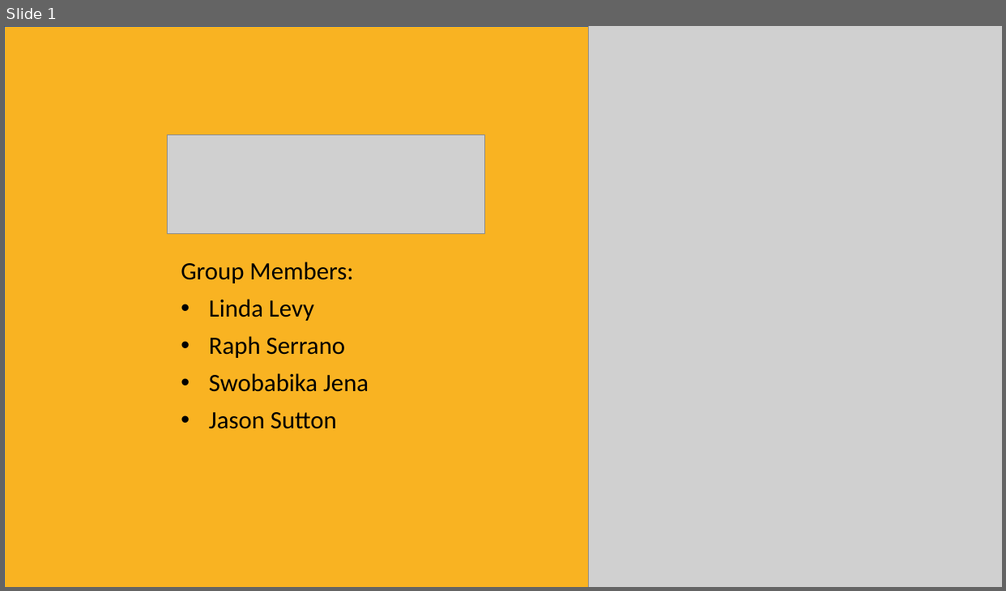
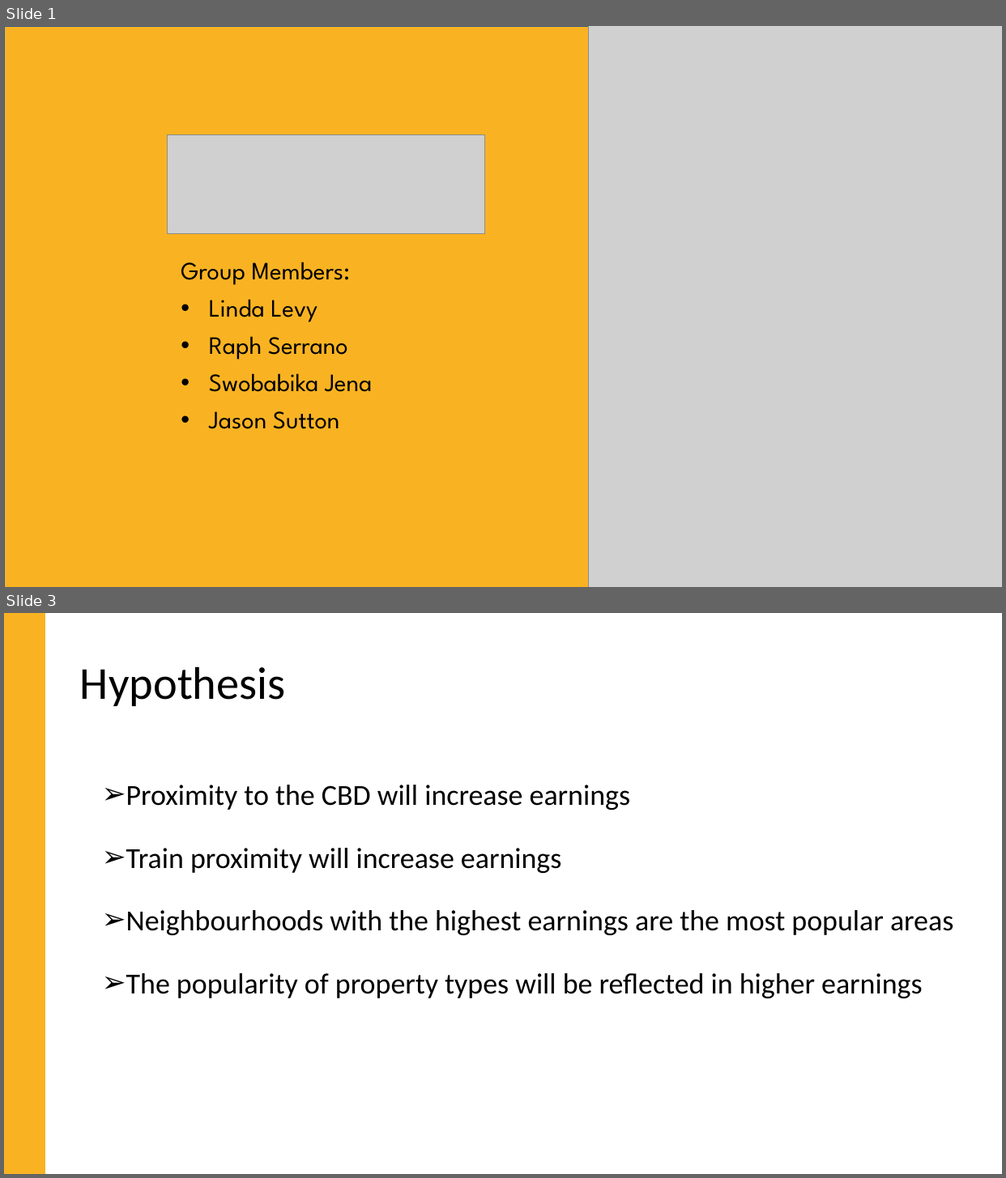
Before and after one commit to jMacProd/Project1, a slide deck: Presentation Slides/airbnbPresentationFinal.pptx. Shown one above the other, each under a label of ours: slide 1 before the commit, slides 1 and 3 after it; the slides between them are not shown. The pictures are 1006x591 and 1006x1178 pixels, drawn with LibreOffice and Linux fonts; fonts in the diff are those of the drawing; grey boxes stand for pictures. Boxes give left, top, right and bottom in pixels: in the first picture for what was removed or moved away, otherwise in the second. Text is boxed around its words. In the diff, an @@ line names an element or a change of style, - is before the commit and + after.

```diff
--- a/Presentation Slides/airbnbPresentationFinal.pptx
+++ b/Presentation Slides/airbnbPresentationFinal.pptx
@@ slide 3 added at <box>4,613,1002,1174</box>, background #FFFFFF @@
@@ rectangle added at <box>4,613,45,1174</box>, fill #F9B322 @@
@@ title added at <box>80,666,286,706</box>, 44 pt, text #000000 @@
+Hypothesis
@@ text added at <box>126,785,953,999</box>, 28 pt, text #000000 @@
+➢ Proximity to the CBD will increase earnings
+➢ Train proximity will increase earnings
+➢ Neighbourhoods with the highest earnings are the most popular areas
+➢ The popularity of property types will be reflected in higher earnings
@@ slide 1 changed as well @@
@@ text "Group Members:" at <box>181,262,372,429</box>: font Calibri to League Spartan @@
```
Also in this commit, not shown: 8 other slides changed, 16 other slides added, 4 other files.
